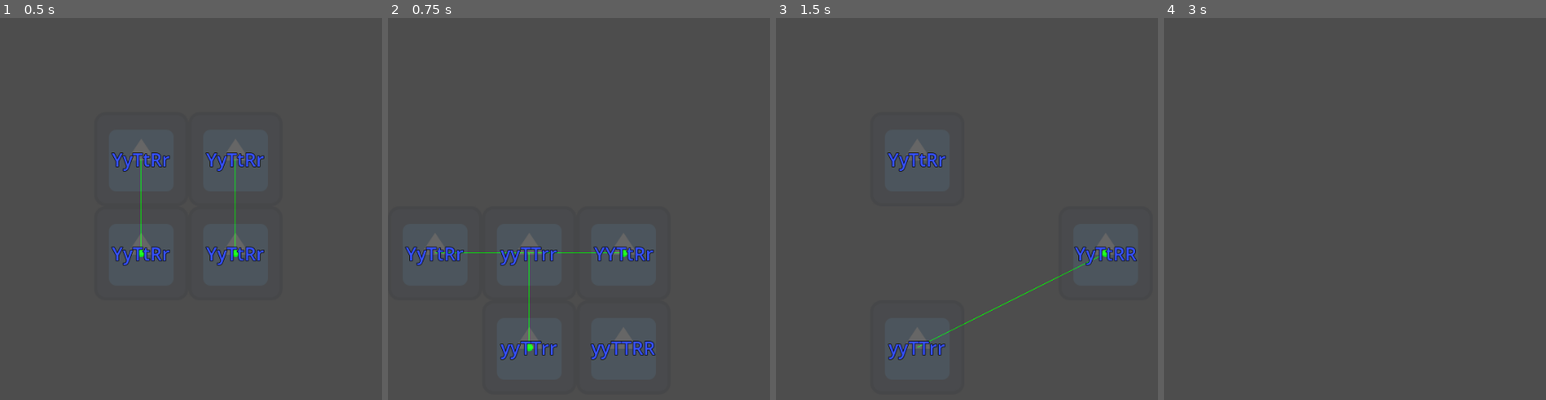
Above: before the commit, frames 1-4 (left to right).
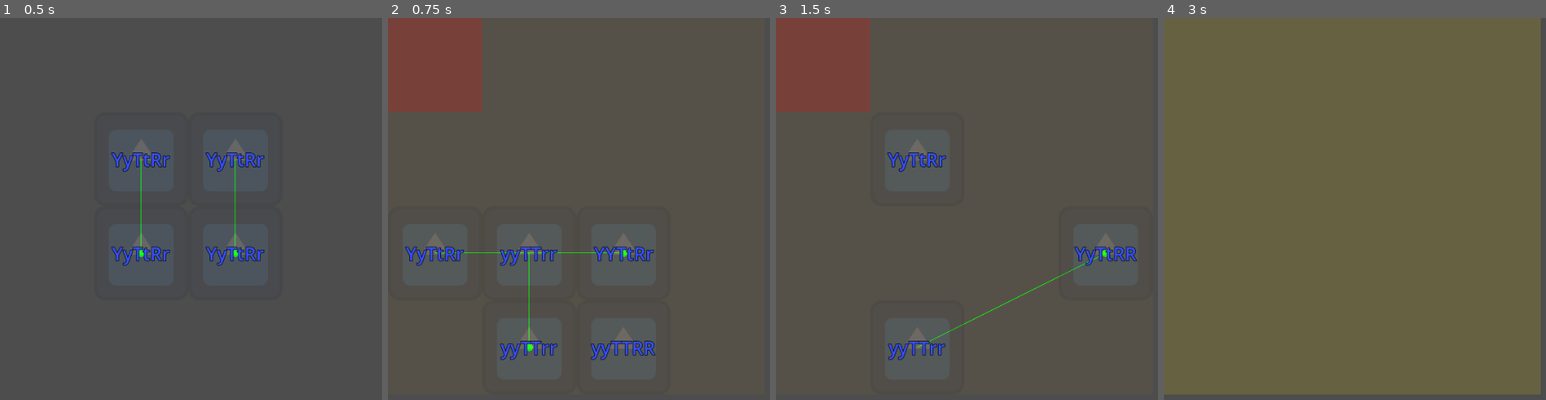
Above: after the commit, the same moments.

Repository: vincentwilliamrodriguez/Inheritopia
Game: Godot game, scene res://scenes/game.tscn
Two runs of this game, one before a commit and one after it. Both use one fixed random seed, a clock stepped at 60 frames per second and the inputs below. The engine's default icon, where the game draws it, is replaced by a stand-in: a white triangle on a blue panel in a dark square.
Inputs:
- Up to frame 1 (0.5 s): no input
- Up to frame 2 (0.75 s): tap Enter at 0.5 s; tap N (next) at 0.6 s
- Up to frame 3 (1.5 s): tap Space at 1.25 s; tap N (next) at 1.35 s
- Up to frame 4 (3 s): tap Enter at 2 s; tap N (next) at 2.1, 2.85 s; tap Space at 2.75 s

Frame 1 is identical in both runs. In frame 2, 6.1% of the frame differs, in the area x 0-25%, y 0-25%; in frame 3, 6.1%; in frame 4, 97%, in the area x 0-99%, y 0-99%.

Commit message:
Add event color previews

Diff:
--- a/scripts/Game.gd
+++ b/scripts/Game.gd
@@ -5,7 +5,6 @@
 var sunflowers: Array[Sunflower]
 var breeding_orders = []
 var preview_map = 0b0
-var preview_map_2 = 0b0
 var generation_num = 1
 
 func _ready():
@@ -29,8 +28,6 @@
 		transition_phase()
 		event_phase()
 
-
-
 func _draw():
 	for order in breeding_orders:
 		var center_1 = sunflowers[order[0]].position + Vector2(64, 64)
@@ -39,11 +36,17 @@
 		draw_line(center_1, center_2, Color.GREEN, 1.0)
 		draw_circle(center_2, 5, Color.GREEN)
 
-	for i in 16:
-		if (preview_map >> i) & 1 == 1:
-			draw_rect(Rect2(g.to_2d_x(i) * 128, g.to_2d_y(i) * 128, 128, 128), Color(0, 0, 1, 0.2))
-		if (preview_map_2 >> i) & 1 == 1:
-			draw_rect(Rect2(g.to_2d_x(i) * 128, g.to_2d_y(i) * 128, 128, 128), Color(1, 0, 0, 0.2))
+	for event_name in g.events:
+		var event_color = g.events_preview_color[event_name]
+
+		if event_name in ["Storm", "Waterlogging", "Pest Invasion"]:
+			var event_map = g.events[event_name].affected_map
+
+			for i in 16:
+				if g.is_true_in_map(event_map, i):
+					draw_rect(Rect2(g.to_2d_x(i) * 128, g.to_2d_y(i) * 128, 128, 128), event_color)
+		elif g.is_event_active(event_name):
+			draw_rect(Rect2(0, 0, 128 * 4, 128 * 4), event_color)
 
 func new_sunflower(pos, genes):
 	var sunflower = sunflower_class.duplicate()
@@ -103,14 +106,14 @@
 	generation_num += 1
 
 func find_free_tile(pos, map):
-	if (map >> pos) & 1 == 0:
+	if not g.is_true_in_map(map, pos):
 		return pos
 
 	var neighbors = g.neighbors_lookup[pos].duplicate()
 	neighbors.shuffle()
 
 	for neighbor in neighbors:
-		if (map >> neighbor) & 1 == 0:
+		if not g.is_true_in_map(map, neighbor):
 			return neighbor
 
 	return find_free_tile(neighbors[0], map)
@@ -127,7 +130,7 @@
 			var perished_sunflowers = []
 
 			for sunflower in sunflowers:
-				var is_plant_affected = ((event.affected_map >> sunflower.pos) & 1) == 1
+				var is_plant_affected = g.is_true_in_map(event.affected_map, sunflower.pos)
 
 				if is_position_based and not is_plant_affected:
 					continue
@@ -216,8 +219,6 @@
 			current_events.append(event_name)
 
 	print("Awaw %s %s" % [generation_num, current_events])
-	preview_map = g.events["Storm"].affected_map
-	preview_map_2 = g.events["Waterlogging"].affected_map
 
 func find_index(inp: Sunflower):
 	for i in len(sunflowers):
--- a/scripts/g.gd
+++ b/scripts/g.gd
@@ -19,6 +19,14 @@
 	"Pest Invasion": 	Pest.new(0, [0.40, 0.40], 0.15, 2),
 	"Night": 			Event.new(1, [0.60, 0.90], 0.00),
 	"Fertility": 		Event.new(0, [1.00, 1.00], 0.05)
+}
+var events_preview_color = {
+	"Storm": 			Color("White", 0.2),
+	"Waterlogging": 	Color("Blue", 0.2),
+	"Drought": 			Color("Orange", 0.05),
+	"Pest Invasion": 	Color("Red", 0.2),
+	"Night": 			Color("Black", 0.1),
+	"Fertility": 		Color("Yellow", 0.1)
 }
 
 class Event:
